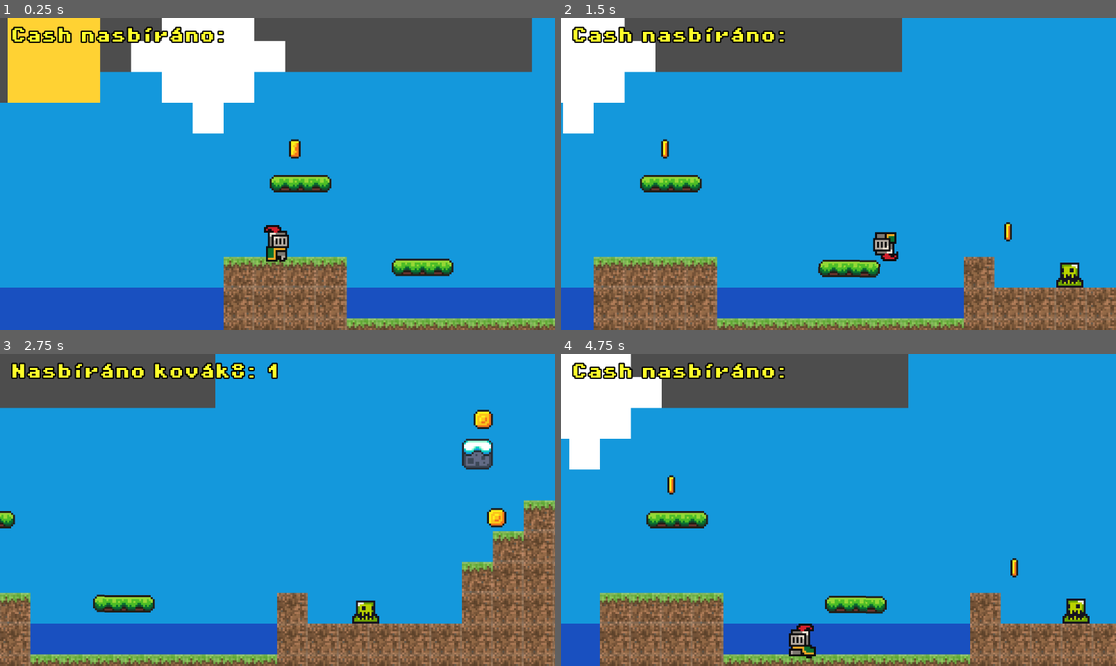
Above: before the commit, frames 1-4 (two rows, left to right).
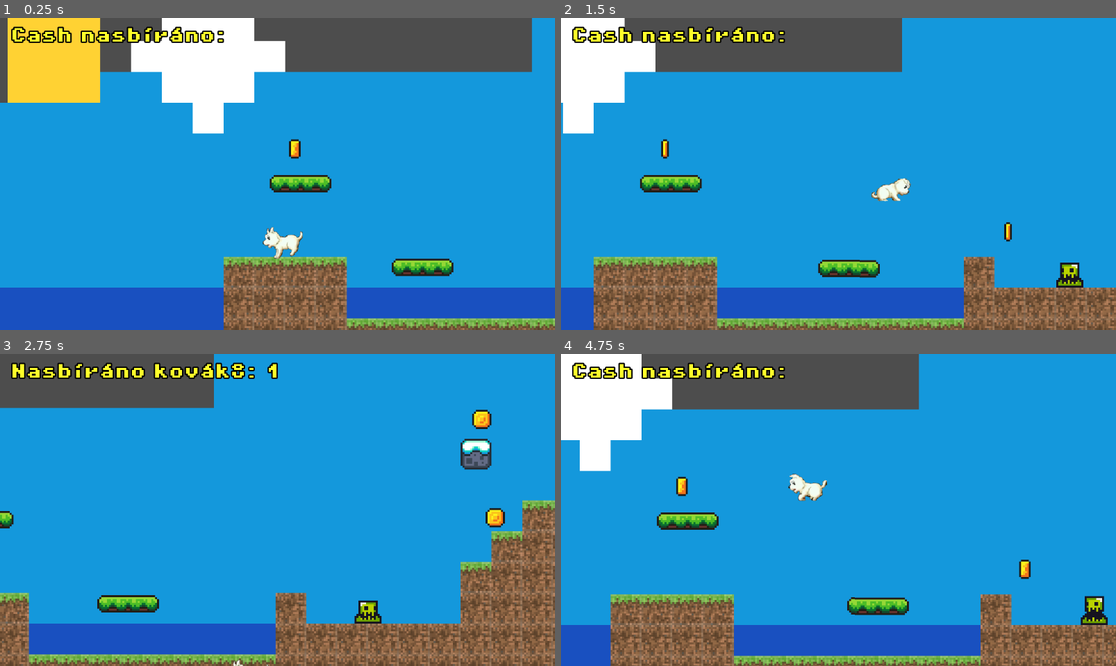
Above: after the commit, the same moments.

Repository: michlblan/AdvProgProjekt
Game: Godot game, scene res://screens/game.tscn
Same seed, same stepped clock (60 frames per second), same inputs: the game is played once before the commit and once after it.
Inputs:
- Up to frame 1 (0.25 s): no input
- Up to frame 2 (1.5 s): hold Right (move_right) from 0.53 s (still down); tap Up (jump) at 0.6, 0.77, 1.07, 1.35 s
- Up to frame 3 (2.75 s): tap Up (jump) at 1.52, 1.82, 2.1 s; release Right (move_right) at 2.03 s; hold Left (move_left) from 2.03 s (still down)
- Up to frame 4 (4.75 s): release Left (move_left) at 2.78 s; hold Right (move_right) 2.78-4.28 s; tap Up (jump) at 2.85, 3.02, 3.32, 3.6, 3.77, 4.07, 4.35, 4.52 s; hold Left (move_left) from 4.28 s (still down)

The runs differ from the first frame. In frame 1, 0.6% of the frame differs, in the area x 47-55%, y 66-79%; in frame 2, 0.7%; in frame 3, 6.2%; in frame 4, 12%, in the area x 0-100%, y 0-100%.

Commit message:
Přidán shitty Sprite ze hry co sem dělal v 16ti
Je až komické jak nevystředěné to je ale in my defense
v tom enginu co jsem používal jsem ty snímky skládal manuálně
takže to takový problém nebyl

Diff:
--- a/screens/player.tscn
+++ b/screens/player.tscn
@@ -1,158 +1,81 @@
 [gd_scene format=3 uid="uid://p1meymxqti5t"]
 
 [ext_resource type="Script" uid="uid://day2f6yt1emvc" path="res://scripts/player.gd" id="1_5jwn5"]
-[ext_resource type="Texture2D" uid="uid://cni6uf1nqqr5m" path="res://assets/sprites/knight.png" id="1_cshbh"]
-
-[sub_resource type="AtlasTexture" id="AtlasTexture_5jwn5"]
-atlas = ExtResource("1_cshbh")
-region = Rect2(0, 0, 32, 32)
+[ext_resource type="Texture2D" uid="uid://ird5d045jtbs" path="res://assets/sprites/rexSheet.png" id="2_5jwn5"]
 
 [sub_resource type="AtlasTexture" id="AtlasTexture_5k2th"]
-atlas = ExtResource("1_cshbh")
-region = Rect2(32, 0, 32, 32)
+atlas = ExtResource("2_5jwn5")
+region = Rect2(220, 78, 110, 78)
 
 [sub_resource type="AtlasTexture" id="AtlasTexture_8qnwq"]
-atlas = ExtResource("1_cshbh")
-region = Rect2(64, 0, 32, 32)
+atlas = ExtResource("2_5jwn5")
+region = Rect2(330, 78, 110, 78)
 
 [sub_resource type="AtlasTexture" id="AtlasTexture_rnd8p"]
-atlas = ExtResource("1_cshbh")
-region = Rect2(96, 0, 32, 32)
-
-[sub_resource type="AtlasTexture" id="AtlasTexture_yj61m"]
-atlas = ExtResource("1_cshbh")
-region = Rect2(96, 160, 32, 32)
-
-[sub_resource type="AtlasTexture" id="AtlasTexture_1lbhf"]
-atlas = ExtResource("1_cshbh")
-region = Rect2(128, 160, 32, 32)
-
-[sub_resource type="AtlasTexture" id="AtlasTexture_7p5dn"]
-atlas = ExtResource("1_cshbh")
-region = Rect2(160, 160, 32, 32)
-
-[sub_resource type="AtlasTexture" id="AtlasTexture_tww4i"]
-atlas = ExtResource("1_cshbh")
-region = Rect2(192, 160, 32, 32)
-
-[sub_resource type="AtlasTexture" id="AtlasTexture_0sb8k"]
-atlas = ExtResource("1_cshbh")
-region = Rect2(224, 160, 32, 32)
+atlas = ExtResource("2_5jwn5")
+region = Rect2(550, 0, 110, 78)
 
 [sub_resource type="AtlasTexture" id="AtlasTexture_wt686"]
-atlas = ExtResource("1_cshbh")
-region = Rect2(64, 160, 32, 32)
+atlas = ExtResource("2_5jwn5")
+region = Rect2(0, 78, 110, 78)
 
 [sub_resource type="AtlasTexture" id="AtlasTexture_qf26e"]
-atlas = ExtResource("1_cshbh")
-region = Rect2(0, 64, 32, 32)
+atlas = ExtResource("2_5jwn5")
+region = Rect2(110, 78, 110, 78)
 
 [sub_resource type="AtlasTexture" id="AtlasTexture_pt0rq"]
-atlas = ExtResource("1_cshbh")
-region = Rect2(32, 64, 32, 32)
+atlas = ExtResource("2_5jwn5")
+region = Rect2(0, 0, 110, 78)
 
 [sub_resource type="AtlasTexture" id="AtlasTexture_woc4k"]
-atlas = ExtResource("1_cshbh")
-region = Rect2(64, 64, 32, 32)
+atlas = ExtResource("2_5jwn5")
+region = Rect2(110, 0, 110, 78)
 
 [sub_resource type="AtlasTexture" id="AtlasTexture_03ukr"]
-atlas = ExtResource("1_cshbh")
-region = Rect2(96, 64, 32, 32)
+atlas = ExtResource("2_5jwn5")
+region = Rect2(220, 0, 110, 78)
 
 [sub_resource type="AtlasTexture" id="AtlasTexture_gsa0h"]
-atlas = ExtResource("1_cshbh")
-region = Rect2(128, 64, 32, 32)
+atlas = ExtResource("2_5jwn5")
+region = Rect2(330, 0, 110, 78)
 
 [sub_resource type="AtlasTexture" id="AtlasTexture_khmpe"]
-atlas = ExtResource("1_cshbh")
-region = Rect2(160, 64, 32, 32)
-
-[sub_resource type="AtlasTexture" id="AtlasTexture_dul1j"]
-atlas = ExtResource("1_cshbh")
-region = Rect2(192, 64, 32, 32)
-
-[sub_resource type="AtlasTexture" id="AtlasTexture_3p72b"]
-atlas = ExtResource("1_cshbh")
-region = Rect2(224, 64, 32, 32)
-
-[sub_resource type="AtlasTexture" id="AtlasTexture_s771n"]
-atlas = ExtResource("1_cshbh")
-region = Rect2(0, 96, 32, 32)
-
-[sub_resource type="AtlasTexture" id="AtlasTexture_quheg"]
-atlas = ExtResource("1_cshbh")
-region = Rect2(32, 96, 32, 32)
-
-[sub_resource type="AtlasTexture" id="AtlasTexture_cvoup"]
-atlas = ExtResource("1_cshbh")
-region = Rect2(64, 96, 32, 32)
-
-[sub_resource type="AtlasTexture" id="AtlasTexture_2s7lk"]
-atlas = ExtResource("1_cshbh")
-region = Rect2(96, 96, 32, 32)
-
-[sub_resource type="AtlasTexture" id="AtlasTexture_kfj55"]
-atlas = ExtResource("1_cshbh")
-region = Rect2(128, 96, 32, 32)
-
-[sub_resource type="AtlasTexture" id="AtlasTexture_hdj2h"]
-atlas = ExtResource("1_cshbh")
-region = Rect2(160, 96, 32, 32)
-
-[sub_resource type="AtlasTexture" id="AtlasTexture_h10iw"]
-atlas = ExtResource("1_cshbh")
-region = Rect2(192, 96, 32, 32)
-
-[sub_resource type="AtlasTexture" id="AtlasTexture_6fflb"]
-atlas = ExtResource("1_cshbh")
-region = Rect2(224, 96, 32, 32)
+atlas = ExtResource("2_5jwn5")
+region = Rect2(440, 0, 110, 78)
 
 [sub_resource type="SpriteFrames" id="SpriteFrames_wt686"]
 animations = [{
 "frames": [{
 "duration": 1.0,
-"texture": SubResource("AtlasTexture_5jwn5")
-}, {
-"duration": 1.0,
 "texture": SubResource("AtlasTexture_5k2th")
 }, {
 "duration": 1.0,
 "texture": SubResource("AtlasTexture_8qnwq")
+}],
+"loop": false,
+"name": &"fall",
+"speed": 6.0
 }, {
+"frames": [{
 "duration": 1.0,
 "texture": SubResource("AtlasTexture_rnd8p")
 }],
-"loop": true,
+"loop": false,
 "name": &"idle",
-"speed": 10.0
+"speed": 5.0
 }, {
 "frames": [{
 "duration": 1.0,
-"texture": SubResource("AtlasTexture_yj61m")
+"texture": SubResource("AtlasTexture_wt686")
 }, {
 "duration": 1.0,
-"texture": SubResource("AtlasTexture_1lbhf")
-}, {
-"duration": 1.0,
-"texture": SubResource("AtlasTexture_7p5dn")
-}, {
-"duration": 1.0,
-"texture": SubResource("AtlasTexture_tww4i")
-}, {
-"duration": 1.0,
-"texture": SubResource("AtlasTexture_0sb8k")
-}, {
-"duration": 1.0,
-"texture": SubResource("AtlasTexture_wt686")
+"texture": SubResource("AtlasTexture_qf26e")
 }],
 "loop": false,
 "name": &"jump",
-"speed": 10.0
+"speed": 8.0
 }, {
 "frames": [{
-"duration": 1.0,
-"texture": SubResource("AtlasTexture_qf26e")
-}, {
 "duration": 1.0,
 "texture": SubResource("AtlasTexture_pt0rq")
 }, {
@@ -167,44 +90,14 @@
 }, {
 "duration": 1.0,
 "texture": SubResource("AtlasTexture_khmpe")
-}, {
-"duration": 1.0,
-"texture": SubResource("AtlasTexture_dul1j")
-}, {
-"duration": 1.0,
-"texture": SubResource("AtlasTexture_3p72b")
-}, {
-"duration": 1.0,
-"texture": SubResource("AtlasTexture_s771n")
-}, {
-"duration": 1.0,
-"texture": SubResource("AtlasTexture_quheg")
-}, {
-"duration": 1.0,
-"texture": SubResource("AtlasTexture_cvoup")
-}, {
-"duration": 1.0,
-"texture": SubResource("AtlasTexture_2s7lk")
-}, {
-"duration": 1.0,
-"texture": SubResource("AtlasTexture_kfj55")
-}, {
-"duration": 1.0,
-"texture": SubResource("AtlasTexture_hdj2h")
-}, {
-"duration": 1.0,
-"texture": SubResource("AtlasTexture_h10iw")
-}, {
-"duration": 1.0,
-"texture": SubResource("AtlasTexture_6fflb")
 }],
 "loop": true,
 "name": &"run",
-"speed": 10.0
+"speed": 8.0
 }]
 
-[sub_resource type="CircleShape2D" id="CircleShape2D_qf26e"]
-radius = 5.0
+[sub_resource type="RectangleShape2D" id="RectangleShape2D_5jwn5"]
+size = Vector2(17, 10)
 
 [node name="player" type="CharacterBody2D" unique_id=437742169]
 z_index = 5
@@ -212,13 +105,12 @@
 script = ExtResource("1_5jwn5")
 
 [node name="AnimatedSprite2D" type="AnimatedSprite2D" parent="." unique_id=1167594172]
-position = Vector2(0, -12)
+position = Vector2(1.0000001, -8)
+scale = Vector2(0.3, 0.29102564)
 sprite_frames = SubResource("SpriteFrames_wt686")
 animation = &"jump"
 autoplay = "idle"
-frame = 5
-frame_progress = 1.0
 
 [node name="CollisionShape2D" type="CollisionShape2D" parent="." unique_id=1202905953]
-position = Vector2(0, -6)
-shape = SubResource("CircleShape2D_qf26e")
+position = Vector2(2, -7)
+shape = SubResource("RectangleShape2D_5jwn5")
--- a/scripts/player.gd
+++ b/scripts/player.gd
@@ -1,8 +1,13 @@
 extends CharacterBody2D
 
 const SPEED = 130.0
-const JUMP_VELOCITY = -300.0
+const JUMP_VELOCITY = -280.0
 @onready var playerSprite = $AnimatedSprite2D
+
+func playIfNotPlaying(player :AnimatedSprite2D, animation :String):
+	"""Plays character animation if it's not playing yet"""
+	if (player.animation != animation):
+		player.play(animation)
 
 func _physics_process(delta: float) -> void:
 	var isOnFloor = is_on_floor()
@@ -11,12 +16,11 @@
 	# Handle jump.
 	if Input.is_action_just_pressed("jump") and is_on_floor():
 		velocity.y = JUMP_VELOCITY
+		playerSprite.play("jump")
 
 	# Get the input direction and handle the movement/deceleration.
 	# As good practice, you should replace UI actions with custom gameplay actions.
 	var direction := Input.get_axis("move_left", "move_right")
-	# Chtělo by to předělat to přehrávání animací
-	# Za chvíly to bude hrozný clusterfuck if a if not
 	if direction:
 		velocity.x = direction * SPEED
 		if isOnFloor:
@@ -27,16 +31,15 @@
 			playerSprite.play("idle")
 
 	if (direction == -1):
+		playerSprite.flip_h = false
+
+	if (direction == 1):
 		playerSprite.flip_h = true
 
-	if (direction == 1):
-		playerSprite.flip_h = false
+	if not isOnFloor:
+		# Tento řádek nás posunuje k zemi
+		velocity += (get_gravity()*0.8) * delta
+		playIfNotPlaying(playerSprite, "jump" if (velocity.y < 0) else "fall")
 
-	if not isOnFloor:
-		velocity += get_gravity() * delta
-		print(playerSprite.animation)
-		if (playerSprite.animation != "jump"):
-			print("not jumping jet")
-			playerSprite.play("jump")
-
+	# print("Leaving fun with: " + playerSprite.animation)
 	move_and_slide()
Binary file added: assets/sprites/rexSheet.png
Not shown, added: assets/sprites/rexSheet.png.import
